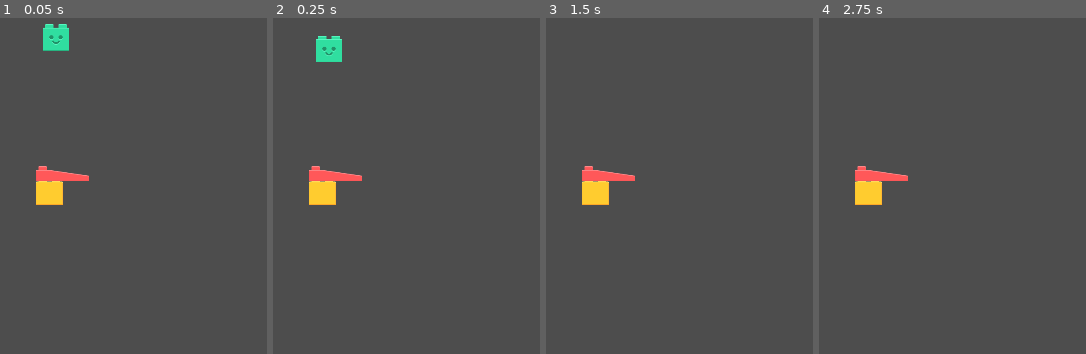
Above: before the commit, frames 1-4 (left to right).
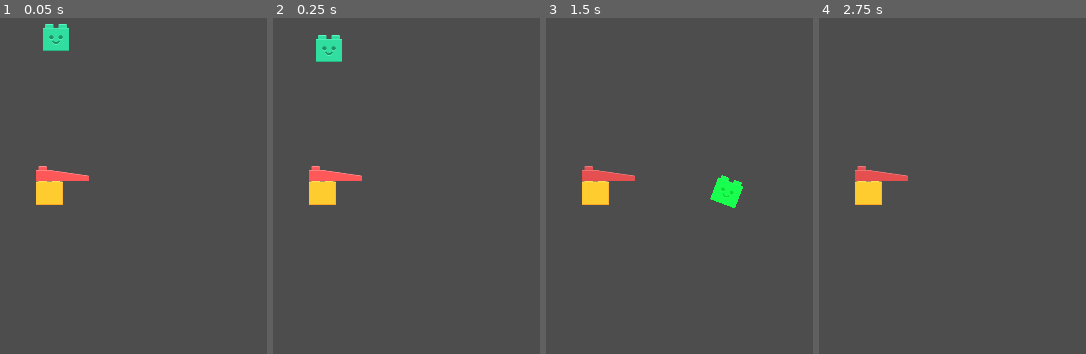
Above: after the commit, the same moments.

Repository: mlotr/Blocks_Gone_Wrong
Game: Godot game, scene res://scenes/level_1.tscn
Two runs of this game, one before a commit and one after it. Both use one fixed random seed, a clock stepped at 60 frames per second and the inputs below. The project has no main scene, so this scene is started directly.
Inputs (mouse positions are in pixels of both pictures, inside the frame that each line leads up to):
- Up to frame 1 (0.05 s): no input
- Up to frame 2 (0.25 s): no input
- Up to frame 3 (1.5 s): move the mouse to (668, 105) at 0.52 s; move the mouse to (outside the picture) at 1.27 s
- Up to frame 4 (2.75 s): move the mouse to (845, 31) at 2.02 s

The runs differ from the first frame. In frame 2, 0.1% of the frame differs, in the area x 16-26%, y 5-14%; in frame 3, 1.3%, in the area x 13-74%, y 44-57%; in frame 4, 0.5%.

Commit message:
Added script to bullet scene

Diff:
--- a/scenes/block.tscn
+++ b/scenes/block.tscn
@@ -12,7 +12,7 @@
 offsets = PackedFloat32Array(0.495146, 1)
 colors = PackedColorArray(1, 1, 1, 1, 0.0962047, 0.0962048, 0.0962047, 0)
 
-[node name="Block" type="Area2D"]
+[node name="Block" type="StaticBody2D"]
 script = ExtResource("1_guht0")
 
 [node name="Sprite2D" type="Sprite2D" parent="."]
--- a/scenes/bullet.tscn
+++ b/scenes/bullet.tscn
@@ -1,12 +1,20 @@
-[gd_scene load_steps=3 format=3 uid="uid://baxni17x522no"]
+[gd_scene load_steps=5 format=3 uid="uid://baxni17x522no"]
 
 [ext_resource type="Texture2D" uid="uid://c48egcqsjs7gv" path="res://brick_assets/Special/extra_character_a.png" id="1_1urkn"]
+[ext_resource type="Script" path="res://scripts/bullet.gd" id="1_husne"]
+
+[sub_resource type="PhysicsMaterial" id="PhysicsMaterial_p3a0x"]
+bounce = 1.0
 
 [sub_resource type="RectangleShape2D" id="RectangleShape2D_x52r7"]
 size = Vector2(64, 64)
 
 [node name="Bullet" type="RigidBody2D"]
-max_contacts_reported = 1
+physics_material_override = SubResource("PhysicsMaterial_p3a0x")
+max_contacts_reported = 3
+contact_monitor = true
+linear_damp = 0.5
+script = ExtResource("1_husne")
 
 [node name="Sprite2D" type="Sprite2D" parent="."]
 texture = ExtResource("1_1urkn")
--- a/scenes/level_1.tscn
+++ b/scenes/level_1.tscn
@@ -12,6 +12,7 @@
 [node name="Block2" parent="." instance=ExtResource("1_n0uur")]
 position = Vector2(1240, 648)
 block_color = "Red"
+max_hits = 3
 
 [node name="Sprite2D" parent="Block2" index="0"]
 texture = ExtResource("2_msf48")
--- a/scripts/block.gd
+++ b/scripts/block.gd
@@ -1,26 +1,25 @@
-extends Area2D
+extends StaticBody2D
 
 # --- EXPORT VARIABLES ---
-# Standardize the block colors to match Kenney's asset naming conventions or logic
 @export_enum("Yellow", "Red", "Green", "Blue", "White", "Black") var block_color: String = "Yellow"
-
-# How many hits this block can take before being destroyed
 @export var max_hits: int = 1
 
 # --- PRIVATE VARIABLES ---
-# Tracks the current number of hits received
 var _current_hits: int = 0
 
 # --- ONREADY VARIABLES ---
-# Cache references to children nodes to ensure they are ready before use
 @onready var sprite: Sprite2D = $Sprite2D
 @onready var particles: CPUParticles2D = $HitParticles
-# @onready var collision_shape: CollisionPolygon2D = $CollisionPolygon2D
+# Importante: Assumiamo che il collision shape sia figlio diretto e si chiami CollisionPolygon2D o CollisionShape2D
+# Se usi CollisionPolygon2D, assicurati che il nome nel codice corrisponda al nodo nella scena
+@onready var collision_shape = $CollisionPolygon2D
 
 func _ready() -> void:
-	# Load texture dynamically based on color
-	particles.texture = load("res://brick_assets/" + block_color + "/brick_low_1.png")
+	# Load texture dynamically (with safety control)
+	var texture_path = "res://brick_assets/" + block_color + "/brick_low_1.png"
 
+	if ResourceLoader.exists(texture_path):
+		particles.texture = load(texture_path)
 
 # --- PUBLIC FUNCTIONS ---
 
@@ -28,11 +27,8 @@
 func take_damage() -> void:
 	_current_hits += 1
 
-	# Visual Feedback: Shake the sprite
 	_shake_block()
 
-	# Visual Feedback: Emit particles
-	# We emit a small burst for a hit, or a big burst for destruction
 	if _current_hits >= max_hits:
 		_destroy_block()
 	else:
@@ -40,42 +36,34 @@
 
 # --- PRIVATE FUNCTIONS ---
 
-## Handles the logic for a non-lethal hit
 func _play_hit_feedback() -> void:
-	# 1. Emit particles (ensure One Shot is ON in the inspector)
 	particles.restart()
-
-	# 2. Change visual state (Optional)
-	# e.g., Darken the sprite slightly to show damage
 	sprite.modulate = sprite.modulate.darkened(0.1)
 
-## Handles the logic when the block is destroyed
 func _destroy_block() -> void:
-	# 1. Disable collision to prevent further hits while animation plays
-	set_deferred("monitorable", false)
-	set_deferred("monitoring", false)
+	# 1. Disable collision immediately so the bullet passes through or doesn't bounce anymore
+	# 'set_deferred' is crucial for physics bodies to avoid crashes during physics calculations
+	collision_shape.set_deferred("disabled", true)
 
-	# 2. Hide the sprite (the block is "gone")
+	# 2. Hide visual
 	sprite.visible = false
 
-	# 3. Supercharge particles for the explosion effect
-	# We increase the amount and spread for the final destruction
-	particles.amount_ratio = 1.0 # Ensure max particles
+	# 3. Particle explosion
+	#particles.amount_ratio = 1.0
+	particles.amount *= 10
 	particles.explosiveness = 1.0
 	particles.restart()
 
-	# 4. Wait for particles to finish before removing the object
+	# 4. Wait and free
 	await particles.finished
 	queue_free()
 
-## Creates a tween to shake the sprite slightly, simulating an impact.
-## Note: We shake the Sprite, not the Area2D, to keep collision shapes stable.
 func _shake_block() -> void:
 	var tween = create_tween()
-	var original_pos = sprite.offset # Should be (0,0) usually
+	var original_offset = Vector2.ZERO # O il tuo valore di default se diverso
 
-	# Quick vibration effect
-	tween.tween_property(sprite, "offset", original_pos + Vector2(-5, 0), 0.05)
-	tween.tween_property(sprite, "offset", original_pos + Vector2(5, 0), 0.05)
-	tween.tween_property(sprite, "offset", original_pos + Vector2(-5, 0), 0.05)
-	tween.tween_property(sprite, "offset", original_pos, 0.05)
+	# Shake using offset (Perfect choice!)
+	tween.tween_property(sprite, "offset", original_offset + Vector2(-5, 0), 0.05)
+	tween.tween_property(sprite, "offset", original_offset + Vector2(5, 0), 0.05)
+	tween.tween_property(sprite, "offset", original_offset + Vector2(-5, 0), 0.05)
+	tween.tween_property(sprite, "offset", original_offset, 0.05)
--- /dev/null
+++ b/scripts/bullet.gd
@@ -0,0 +1,75 @@
+extends RigidBody2D
+
+# --- SIGNALS ---
+# Signal emitted when the bullet hits something (useful for camera shake or UI)
+signal hit_something
+
+# --- EXPORT VARIABLES ---
+@export var speed: float = 800.0
+@export var boomerang_speed: float = 1000.0
+
+# --- PRIVATE VARIABLES ---
+# Tracks if the bullet has hit a block at least once
+var _has_hit_block: bool = false
+# Tracks if the player is currently clicking to recall the bullet
+var _is_returning: bool = false
+
+# --- ONREADY VARIABLES ---
+@onready var sprite: Sprite2D = $Sprite2D
+
+func _ready() -> void:
+	# Connect the body_entered signal to our function to detect hits
+	# Ensure "Contact Monitor" is ON and "Max Contacts Reported" > 0 in Inspector
+	self.body_entered.connect(_on_body_entered)
+
+func _input(event: InputEvent) -> void:
+	# The boomerang mechanic activates ONLY after the first hit
+	if _has_hit_block:
+		if event.is_action_pressed("click"): # Replace with your action name
+			_is_returning = true
+		elif event.is_action_released("click"):
+			_is_returning = false
+
+func _physics_process(_delta: float) -> void:
+	# If the player is holding the mouse button, override the velocity
+	if _is_returning:
+		_move_towards_mouse()
+
+# --- PUBLIC FUNCTIONS ---
+
+## Initial launch of the bullet from the Cannon
+func launch(direction: Vector2) -> void:
+	self.linear_velocity = direction.normalized() * speed
+
+# --- PRIVATE FUNCTIONS ---
+
+## Logic to steer the bullet towards the current mouse position
+func _move_towards_mouse() -> void:
+	var mouse_pos = get_global_mouse_position()
+	# Calculate direction from bullet to mouse
+	var direction = (mouse_pos - global_position).normalized()
+
+	# We directly set linear_velocity to give the player snappy control
+	# The bullet will stop bouncing and "fly" towards the cursor
+	linear_velocity = direction * boomerang_speed
+
+	# Optional: Rotate the bullet to face the direction of travel
+	rotation = linear_velocity.angle()
+
+## Detection logic for hitting StaticBody2D blocks
+func _on_body_entered(body: Node) -> void:
+	# Check if the object hit has the 'take_damage' method (our Blocks)
+	if body.has_method("take_damage"):
+		body.take_damage()
+
+		# Once we hit a block, we unlock the boomerang ability
+		if not _has_hit_block:
+			_has_hit_block = true
+			# Visual feedback when the ability unlocks (e.g., change color)
+			sprite.modulate = Color(0.5, 1.5, 0.5) # Glowing green tint
+
+		hit_something.emit()
+
+## Clean up when the bullet leaves the play area
+func _on_visible_on_screen_notifier_2d_screen_exited() -> void:
+	queue_free()
